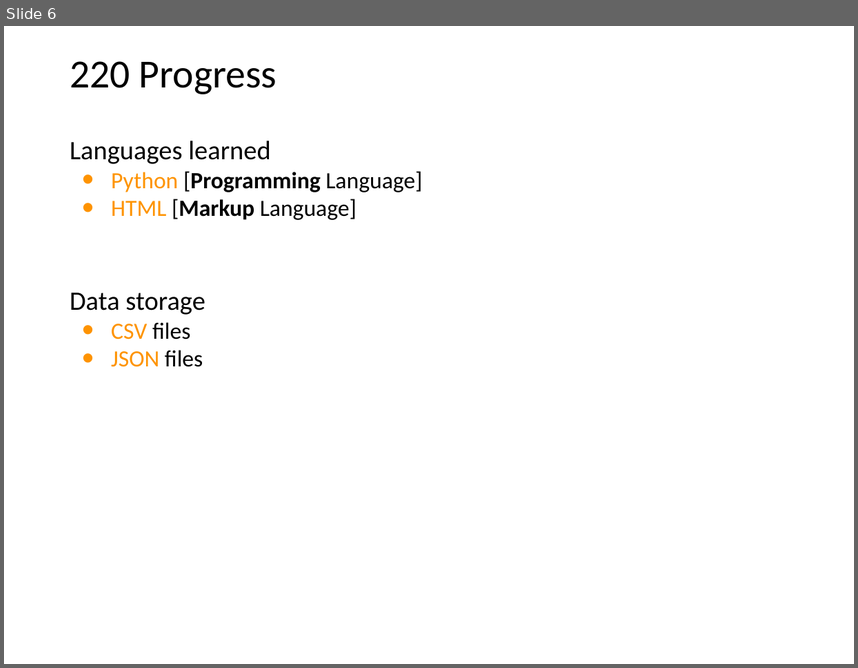
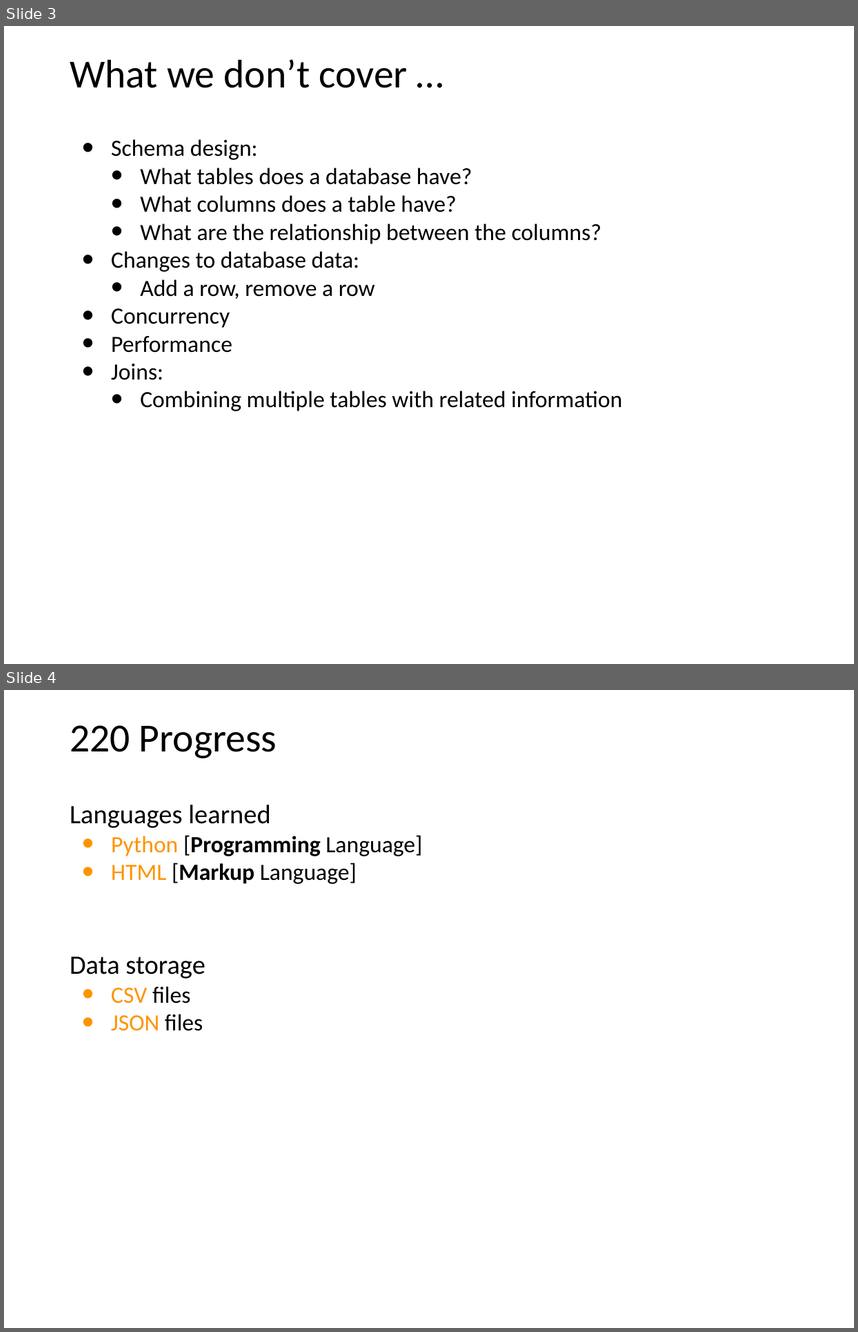
Before and after one commit to tylerharter/caraza-harter-com, a slide deck: tyler/meena/cs220/f20/materials/lec_33_F20.pptx. Shown one above the other, each under a label of ours: slide 6 before the commit, slides 3 and 4 after it. The pictures are 858x668 and 858x1332 pixels, drawn with LibreOffice and Linux fonts; fonts in the diff are those of the drawing. Boxes give left, top, right and bottom in pixels: in the first picture for what was removed or moved away, otherwise in the second. Text is boxed around its words. In the diff, an @@ line names an element or a change of style, - is before the commit and + after.

```diff
--- a/tyler/meena/cs220/f20/materials/lec_33_F20.pptx
+++ b/tyler/meena/cs220/f20/materials/lec_33_F20.pptx
@@ slide 3 added at <box>4,26,854,664</box>, background #FFFFFF @@
@@ title added at <box>70,59,407,88</box>, 48 pt, text #000000 @@
+What we don’t cover …
@@ text added at <box>111,139,622,411</box>, 28 pt, text #000000 @@
+• Schema design:
+  • What tables does a database have?
+  • What columns does a table have?
+  • What are the relationship between the columns?
+• Changes to database data:
+  • Add a row, remove a row
+• Concurrency
+• Performance
+• Joins:
+  • Combining multiple tables with related information
@@ what was slide 6 is now slide 4 @@
```
Also in this commit, not shown: 6 slides changed, 2 other slides added, 5 slides removed.
